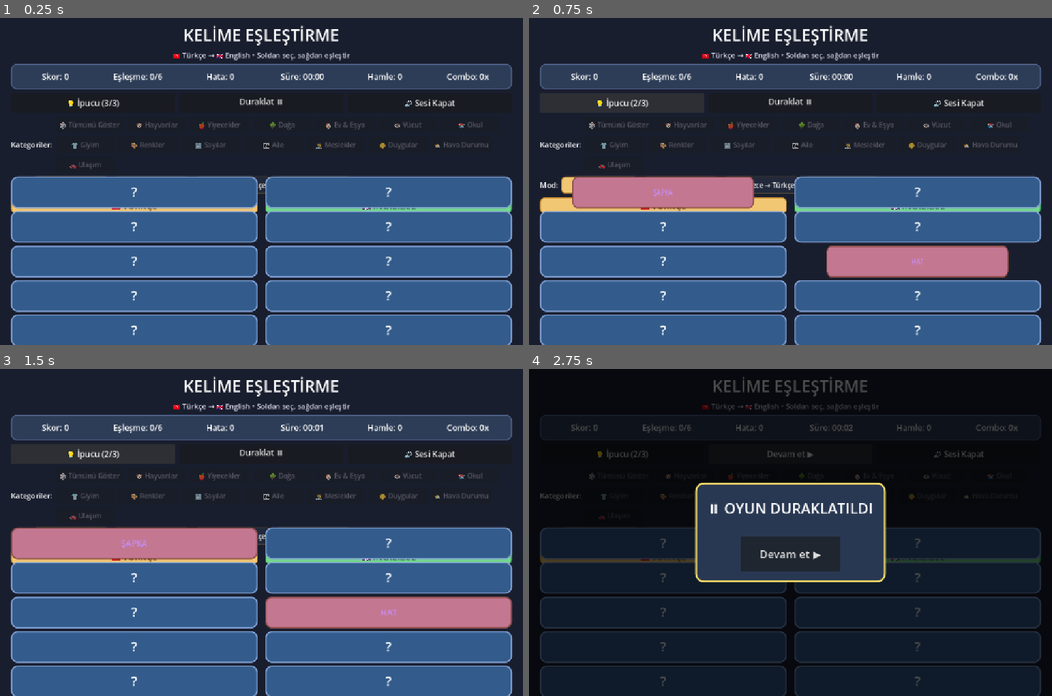
Above: before the commit, frames 1-4 (two rows, left to right).
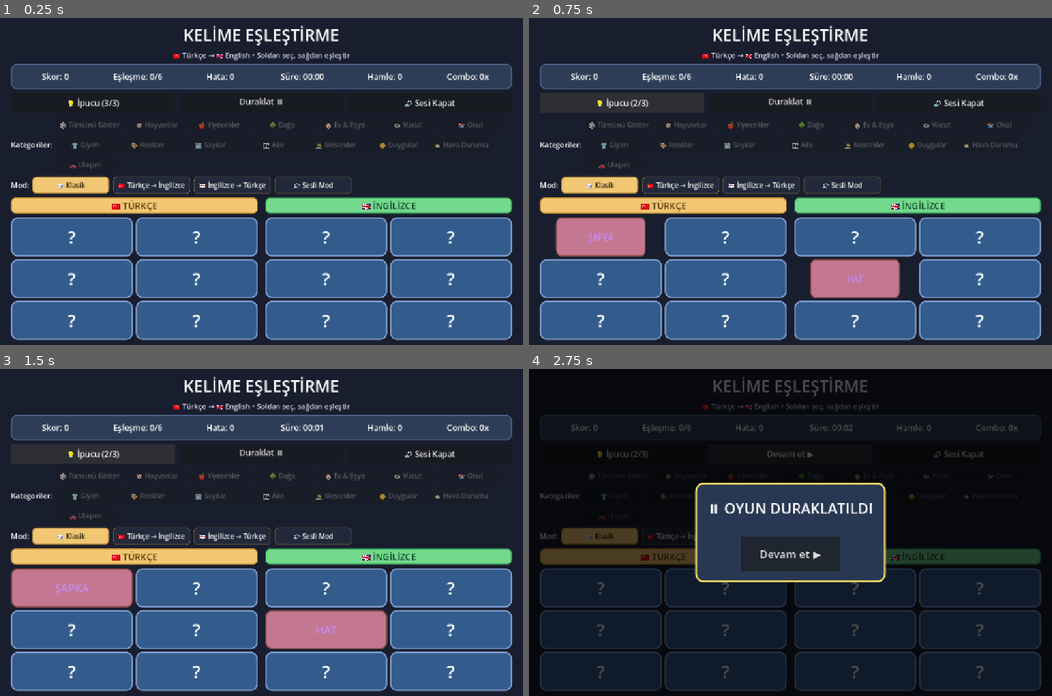
Above: after the commit, the same moments.

Repository: oktaycosar/kelime-eslestirme
Game: Godot game, scene res://scenes/Main.tscn
Same seed, same stepped clock (60 frames per second), same inputs: the game is played once before the commit and once after it.
Inputs:
- Up to frame 1 (0.25 s): no input
- Up to frame 2 (0.75 s): click "💡 İpucu (3/3)" at 0.5 s
- Up to frame 3 (1.5 s): click "💡 İpucu (2/3)" at 1.25 s
- Up to frame 4 (2.75 s): click "Duraklat ⏸" at 2 s

The runs differ from the first frame. In frame 1, 23% of the frame differs, in the area x 2-98%, y 48-100%; in frame 2, 27%; in frame 3, 28%; in frame 4, 11%.

Commit message:
fix(yerlesim): kartlar artik tum zorluklarda ekrana sigiyor (oyun kazanilabilir hale geldi)
Sorun: kartlar her sutunda tek sutun halinde alt alta diziliyordu. Kolay'da 6,
Uzman'da 15 satir gerekiyordu; GameArea ise sabit ~269px veriyordu. Konteyner
min boyutuyla buyuyup ortadan tasiyor, son satir ekran disinda kaliyordu --
yani bazi kartlara tiklanamiyor, oyun bitirilemiyordu.

Kok neden iki katmanliydi:
1) Kart yuksekligi hicbir yerde uyarlanmiyordu (Card.tscn'de sabit 70px).
2) _new_game() eski kartlari queue_free() ile isaretliyordu; dugumler kare
   sonuna kadar konteynerde kaldigi icin yeni kartlarla birlikte sayiliyor ve
   yerlesim yanlis kart sayisina gore hesaplaniyordu (6 yerine 12, 15 yerine 25).

Cozum:
- TurkishCards/EnglishCards artik GridContainer; sutun sayisi kart sayisina ve
  o anki alana gore _pick_board_columns() ile hesaplaniyor (en az sutun = en
  genis kartlar). Kart yuksekligi mevcut alandan tureiyor.
- Eski kartlar queue_free'den ONCE konteynerden cikariliyor.
- GameArea.resized baglantisi ile pencere boyutu degisince yerlesim tazeleniyor.
- Sahne referanslarindaki 'res://scenes/main.tscn' -> 'Main.tscn' (ihracda
  buyuk/kucuk harf duyarli platformlarda acilmama uyarisi giderildi).

Testler: yeni tests/check_layout.gd 4 zorlukta tum kartlarin pencere icinde
kaldigini olcer (bu kontrol daha once yoktu; 426 test yesildi ama oyun bozuktu).
Kolay 269x86, Orta 269x63, Zor 177x63, Uzman 131x63 -- hepsi sigiyor.
TestRunner 426 PASS / 0 FAIL.

Diff:
--- a/project.godot
+++ b/project.godot
@@ -1,16 +1,23 @@
+; Engine configuration file.
+; It's best edited using the editor UI and not directly,
+; since the parameters that go here are not all obvious.
 ;
-; Godot 4.x - Türkçe-İngilizce Memory Oyunu
-; project.godot
-;
+; Format:
+;   [section] ; section goes between []
+;   param=value ; assign values to parameters
 
 config_version=5
+
+[animation]
+
+compatibility/default_parent_skeleton_in_mesh_instance_3d=true
 
 [application]
 
 config/name="Kelime Eşleştirme"
 config/description="Türkçe ↔ İngilizce kelime eşleştirme oyunu (iki sütunlu layout, bağlantı şeridi, 4 zorluk)"
 run/main_scene="res://scenes/Main.tscn"
-config/features=PackedStringArray("4.2", "GL Compatibility")
+config/features=PackedStringArray("4.7", "GL Compatibility")
 config/icon="res://assets/icon.svg"
 
 [autoload]
@@ -22,20 +29,10 @@
 SaveManager="*res://scripts/SaveManager.gd"
 GameModeManager="*res://scripts/GameModeManager.gd"
 WordExamples="*res://scripts/WordExamples.gd"
-
-; TestRunner temiz teslimat için kaldırıldı (tests/TestRunner.gd dosyası saklanır).
-; Testleri çalıştırmak için yukarıya şu satırı ekleyin:
-;   TestRunner="*res://tests/TestRunner.gd"
-; Not: TestRunner çalıştırılınca testleri çalıştırıp uygulamayı kapatır
-; (headless modda: /tmp/Godot_v4.2.2-stable_linux.x86_64 --headless --quit-after 80).
-
 [display]
 
-window/size/viewport_width=1152
 window/size/viewport_height=720
-window/size/resizable=true
 window/stretch/mode="canvas_items"
-window/stretch/aspect="keep"
 
 [rendering]
 
--- a/scenes/Main.tscn
+++ b/scenes/Main.tscn
@@ -368,25 +368,29 @@
 theme_override_constants/separation = 6
 mouse_filter = 2
 
-[node name="TurkishCards" type="VBoxContainer" parent="RootVBox/GameArea/ColumnsHBox/TurkishColumn"]
-layout_mode = 3
+[node name="TurkishCards" type="GridContainer" parent="RootVBox/GameArea/ColumnsHBox/TurkishColumn"]
+layout_mode = 2
+size_flags_horizontal = 3
+size_flags_vertical = 3
+theme_override_constants/h_separation = 6
+theme_override_constants/v_separation = 6
+columns = 1
+mouse_filter = 2
+
+[node name="EnglishColumn" type="VBoxContainer" parent="RootVBox/GameArea/ColumnsHBox"]
+layout_mode = 2
 size_flags_horizontal = 3
 size_flags_vertical = 3
 theme_override_constants/separation = 6
 mouse_filter = 2
 
-[node name="EnglishColumn" type="VBoxContainer" parent="RootVBox/GameArea/ColumnsHBox"]
-layout_mode = 2
-size_flags_horizontal = 3
-size_flags_vertical = 3
-theme_override_constants/separation = 6
-mouse_filter = 2
-
-[node name="EnglishCards" type="VBoxContainer" parent="RootVBox/GameArea/ColumnsHBox/EnglishColumn"]
-layout_mode = 3
-size_flags_horizontal = 3
-size_flags_vertical = 3
-theme_override_constants/separation = 6
+[node name="EnglishCards" type="GridContainer" parent="RootVBox/GameArea/ColumnsHBox/EnglishColumn"]
+layout_mode = 2
+size_flags_horizontal = 3
+size_flags_vertical = 3
+theme_override_constants/h_separation = 6
+theme_override_constants/v_separation = 6
+columns = 1
 mouse_filter = 2
 
 [node name="ConnectionRibbon" type="Control" parent="RootVBox/GameArea"]
@@ -485,3 +489,5 @@
 anchor_right = 1.0
 anchor_bottom = 1.0
 mouse_filter = 0
+
+[connection signal="resized" from="RootVBox/GameArea" to="." method="_on_game_area_resized"]
--- a/scripts/Main.gd
+++ b/scripts/Main.gd
@@ -18,9 +18,10 @@
 
 @onready var title_label: Label = $RootVBox/TitleLabel
 @onready var subtitle_label: Label = $RootVBox/SubtitleLabel
-@onready var turkish_cards_container: VBoxContainer = $RootVBox/GameArea/ColumnsHBox/TurkishColumn/TurkishCards
-@onready var english_cards_container: VBoxContainer = $RootVBox/GameArea/ColumnsHBox/EnglishColumn/EnglishCards
+@onready var turkish_cards_container: GridContainer = $RootVBox/GameArea/ColumnsHBox/TurkishColumn/TurkishCards
+@onready var english_cards_container: GridContainer = $RootVBox/GameArea/ColumnsHBox/EnglishColumn/EnglishCards
 @onready var connection_ribbon: Control = $RootVBox/GameArea/ConnectionRibbon
+@onready var game_area: Control = $RootVBox/GameArea
 @onready var game_over_panel = $GameOverPanel
 @onready var hint_button: Button = $RootVBox/ControlBar/HintButton
 @onready var pause_button: Button = $RootVBox/ControlBar/PauseButton
@@ -423,6 +424,8 @@
 																# Mevcut kartları temizle
 																for c in cards:
 																																if is_instance_valid(c):
+																																																if c.get_parent() != null:
+																																																																c.get_parent().remove_child(c)
 																																																c.queue_free()
 																cards.clear()
 																GameManager.clear_cards()
@@ -511,6 +514,7 @@
 
 																# Kategori butonlarını güncelle (oyun başladı -> disabled)
 																_update_category_buttons_disabled()
+																_apply_board_layout()
 
 
 # Karta tıklama
@@ -784,3 +788,60 @@
 # Debug print for test verification
 func _print_debug_init() -> void:
 																print("DEBUG Main._new_game tamamlandı, kart sayisi: ", cards.size())
+
+
+# ============================================================
+# Kart tahtasi yerlesimi (uyarlanabilir grid) - bkz. _apply_board_layout
+# ============================================================
+# Sorun: kartlar tek sutunda alt alta dizildiginde Kolay'da 6, Uzman'da 15
+# satir gerekiyor ve mevcut alana sigmiyordu. Kontrol min boyutuyla buyuyup
+# ortadan tasiyor, son satir ekran disinda kaliyordu (oyun kazanilamiyordu).
+# Cozum: kart sayisina VE o anki alana gore sutun/satir dagilimini hesapla.
+# Boylece hicbir kart ekran disina tasmaz; pencere yeniden boyutlandirilinca
+# yerlesim kendini gunceller (GameArea.resized -> _on_game_area_resized).
+
+const BOARD_SEPARATION := 6.0     # kartlar arasi bosluk (px)
+const BOARD_CELL_MIN_H := 52.0    # okunabilir en kucuk kart yuksekligi
+const BOARD_CELL_MIN_W := 88.0    # en kucuk kart genisligi
+const BOARD_COLUMNS_GAP := 16.0   # TR ve EN sutunlari arasi bosluk (ColumnsHBox)
+
+
+# GameArea yeniden boyutlandiginda yerlesimi tazele.
+func _on_game_area_resized() -> void:
+	_apply_board_layout()
+
+
+# TR ve EN sutunlari icin sutun sayisini ve kart hucre boyutunu hesaplayip uygular.
+func _apply_board_layout() -> void:
+	var pair_count: int = turkish_cards_container.get_child_count()
+	if pair_count <= 0:
+		return
+	var area: Vector2 = game_area.size
+	if area.x <= 0.0 or area.y <= 0.0:
+		return
+
+	var cols: int = _pick_board_columns(pair_count, area.y)
+	var rows: int = int(ceil(float(pair_count) / float(cols)))
+	var side_w: float = (area.x - BOARD_COLUMNS_GAP) * 0.5
+
+	# Hucre boyutu: mevcut alani satir/sutun sayisina bol (bosluklari duserek).
+	var cell_h: float = (area.y - float(rows - 1) * BOARD_SEPARATION) / float(rows)
+	var cell_w: float = (side_w - float(cols - 1) * BOARD_SEPARATION) / float(cols)
+	cell_h = maxf(cell_h, BOARD_CELL_MIN_H)
+	cell_w = maxf(cell_w, BOARD_CELL_MIN_W)
+
+	for container in [turkish_cards_container, english_cards_container]:
+		container.columns = cols
+		for card in container.get_children():
+			card.custom_minimum_size = Vector2(BOARD_CELL_MIN_W, cell_h)
+
+
+# `n` kart icin `avail_h` yuksekligine sigan EN AZ sutun sayisini dondurur.
+# En az sutun = en genis kartlar; bu yuzden 1'den baslayip sigan ilk degeri seciyoruz.
+func _pick_board_columns(n: int, avail_h: float) -> int:
+	for cols in range(1, n + 1):
+		var rows: int = int(ceil(float(n) / float(cols)))
+		var needed: float = float(rows) * BOARD_CELL_MIN_H + float(rows - 1) * BOARD_SEPARATION
+		if needed <= avail_h:
+			return cols
+	return n
--- a/tests/TestRunner.gd
+++ b/tests/TestRunner.gd
@@ -386,11 +386,11 @@
                 _assert_true(subtitle.text.find("English") >= 0, "Subtitle 'English' içeriyor")
 
         # TurkishCards container
-        var trc: VBoxContainer = inst.get_node_or_null("RootVBox/GameArea/ColumnsHBox/TurkishColumn/TurkishCards")
+        var trc: GridContainer = inst.get_node_or_null("RootVBox/GameArea/ColumnsHBox/TurkishColumn/TurkishCards")
         _assert_true(trc != null, "TurkishCards container mevcut")
 
         # EnglishCards container
-        var enc: VBoxContainer = inst.get_node_or_null("RootVBox/GameArea/ColumnsHBox/EnglishColumn/EnglishCards")
+        var enc: GridContainer = inst.get_node_or_null("RootVBox/GameArea/ColumnsHBox/EnglishColumn/EnglishCards")
         _assert_true(enc != null, "EnglishCards container mevcut")
 
         # TurkishHeaderPanel
@@ -462,8 +462,8 @@
                 # Geçerli kartlarla: en az bir Türkçe ve bir İngilizce kart bul
                 var tr_card = null
                 var en_card = null
-                var trc: VBoxContainer = inst.get_node_or_null("RootVBox/GameArea/ColumnsHBox/TurkishColumn/TurkishCards")
-                var enc: VBoxContainer = inst.get_node_or_null("RootVBox/GameArea/ColumnsHBox/EnglishColumn/EnglishCards")
+                var trc: GridContainer = inst.get_node_or_null("RootVBox/GameArea/ColumnsHBox/TurkishColumn/TurkishCards")
+                var enc: GridContainer = inst.get_node_or_null("RootVBox/GameArea/ColumnsHBox/EnglishColumn/EnglishCards")
                 if trc != null and trc.get_child_count() > 0:
                         tr_card = trc.get_child(0)
                 if enc != null and enc.get_child_count() > 0:
@@ -511,8 +511,8 @@
                 inst._initialize_first_game()
         await get_tree().process_frame
 
-        var trc: VBoxContainer = inst.get_node_or_null("RootVBox/GameArea/ColumnsHBox/TurkishColumn/TurkishCards")
-        var enc: VBoxContainer = inst.get_node_or_null("RootVBox/GameArea/ColumnsHBox/EnglishColumn/EnglishCards")
+        var trc: GridContainer = inst.get_node_or_null("RootVBox/GameArea/ColumnsHBox/TurkishColumn/TurkishCards")
+        var enc: GridContainer = inst.get_node_or_null("RootVBox/GameArea/ColumnsHBox/EnglishColumn/EnglishCards")
         _assert_true(trc != null and enc != null, "İki sütun konteyner mevcut")
         if trc != null and enc != null:
                 # Tüm Türkçe kartlar Türkçe dilinde
@@ -769,8 +769,8 @@
                 inst._initialize_first_game()
         await get_tree().process_frame
 
-        var trc: VBoxContainer = inst.get_node_or_null("RootVBox/GameArea/ColumnsHBox/TurkishColumn/TurkishCards")
-        var enc: VBoxContainer = inst.get_node_or_null("RootVBox/GameArea/ColumnsHBox/EnglishColumn/EnglishCards")
+        var trc: GridContainer = inst.get_node_or_null("RootVBox/GameArea/ColumnsHBox/TurkishColumn/TurkishCards")
+        var enc: GridContainer = inst.get_node_or_null("RootVBox/GameArea/ColumnsHBox/EnglishColumn/EnglishCards")
         _assert_true(trc != null and enc != null, "Sutunlar mevcut")
 
         if trc != null and enc != null and trc.get_child_count() > 0 and enc.get_child_count() > 0:
@@ -1151,8 +1151,8 @@
                 GameManager.matched_card_clicked.connect(_on_test_matched_card_clicked)
 
         # Bir Türkçe + bir İngilizce kart eşleştir (pair_id'leri aynı olan)
-        var trc: VBoxContainer = inst.get_node_or_null("RootVBox/GameArea/ColumnsHBox/TurkishColumn/TurkishCards")
-        var enc: VBoxContainer = inst.get_node_or_null("RootVBox/GameArea/ColumnsHBox/EnglishColumn/EnglishCards")
+        var trc: GridContainer = inst.get_node_or_null("RootVBox/GameArea/ColumnsHBox/TurkishColumn/TurkishCards")
+        var enc: GridContainer = inst.get_node_or_null("RootVBox/GameArea/ColumnsHBox/EnglishColumn/EnglishCards")
         if trc != null and enc != null and trc.get_child_count() > 0 and enc.get_child_count() > 0:
                 var tr_card = trc.get_child(0)
                 var tr_pid: int = tr_card.pair_id
--- /dev/null
+++ b/tests/check_layout.gd
@@ -0,0 +1,109 @@
+extends SceneTree
+##
+## Yerleşim doğrulaması (regresyon testi).
+##
+## Her zorlukta (Kolay/Orta/Zor/Uzman) TÜM kartların pencere içinde kaldığını
+## ölçer. Bu kontrol daha önce yoktu: 426 test geçiyordu ama kartlar ekran
+## dışına taşıyordu ve oyun kazanılamıyordu.
+##
+## Kullanım:
+##   godot --headless --path <proje> --script res://tests/check_layout.gd
+##
+## Exit code 0 = tüm zorluklar sığıyor, 1 = taşma var.
+
+const DIFFICULTY_NAMES := ["Kolay", "Orta", "Zor", "Uzman"]
+
+var _failures: Array[String] = []
+
+
+func _init() -> void:
+	call_deferred("_run")
+
+
+func _run() -> void:
+	await process_frame
+	var scene: PackedScene = load("res://scenes/Main.tscn")
+	if scene == null:
+		print("FAIL: main.tscn yüklenemedi")
+		quit(1)
+		return
+	var main = scene.instantiate()
+	root.add_child(main)
+	current_scene = main
+	for i in range(4):
+		await process_frame
+
+	var vp: Vector2 = root.get_visible_rect().size
+
+	var difficulty_manager: Node = root.get_node_or_null("/root/DifficultyManager")
+	if difficulty_manager == null:
+		print("FAIL: DifficultyManager autoload bulunamadi")
+		quit(1)
+		return
+	print("viewport: %s" % str(vp))
+	print("")
+
+	for d in range(4):
+		difficulty_manager.current_difficulty = d
+		main._new_game()
+		for i in range(6):
+			await process_frame
+		await create_timer(0.2).timeout
+		for i in range(4):
+			await process_frame
+		_check_difficulty(main, d, vp)
+
+	print("---------------------------------------------")
+	if _failures.is_empty():
+		print("YERLEŞİM: TÜM ZORLUKLAR SIĞIYOR ✅")
+		quit(0)
+	else:
+		print("YERLEŞİM: %d SORUN ❌" % _failures.size())
+		for f in _failures:
+			print("  - " + f)
+		quit(1)
+
+
+func _check_difficulty(main, d: int, vp: Vector2) -> void:
+	var trc: GridContainer = main.get_node("RootVBox/GameArea/ColumnsHBox/TurkishColumn/TurkishCards")
+	var enc: GridContainer = main.get_node("RootVBox/GameArea/ColumnsHBox/EnglishColumn/EnglishCards")
+	var game_area: Control = main.get_node("RootVBox/GameArea")
+	var area: Rect2 = game_area.get_global_rect()
+	var n: int = trc.get_child_count()
+	print("--- %s (zorluk %d): %d kart/sütun, columns=%d" % [DIFFICULTY_NAMES[d], d, n, trc.columns])
+	print("    GameArea rect=%s" % str(area))
+
+	var worst_bottom := -1e9
+	var worst_right := -1e9
+	var min_h := 1e9
+	var min_w := 1e9
+	var outside := 0
+	var above_area := 0
+
+	for pair in [["TR", trc], ["EN", enc]]:
+		var tag: String = pair[0]
+		var box: GridContainer = pair[1]
+		var idx := 0
+		for card in box.get_children():
+			var r: Rect2 = card.get_global_rect()
+			worst_bottom = maxf(worst_bottom, r.end.y)
+			worst_right = maxf(worst_right, r.end.x)
+			min_h = minf(min_h, r.size.y)
+			min_w = minf(min_w, r.size.x)
+			if r.position.x < -0.5 or r.position.y < -0.5 or r.end.x > vp.x + 0.5 or r.end.y > vp.y + 0.5:
+				outside += 1
+				_failures.append("%s/%s kart #%d pencere dışında: %s (vp %s)" % [DIFFICULTY_NAMES[d], tag, idx, str(r), str(vp)])
+			if r.position.y < area.position.y - 0.5:
+				above_area += 1
+			idx += 1
+
+	print("    en alt kart kenarı=%.1f (vp=%.1f)  en sağ=%.1f (vp=%.1f)" % [worst_bottom, vp.y, worst_right, vp.x])
+	print("    kart boyutu min: %.1f x %.1f" % [min_w, min_h])
+	print("    pencere dışı kart=%d  GameArea üstünü aşan kart=%d" % [outside, above_area])
+	if outside == 0 and above_area == 0:
+		print("    SONUÇ: sığıyor ✅")
+	else:
+		print("    SONUÇ: TAŞMA ❌")
+		if above_area > 0:
+			_failures.append("%s: %d kart GameArea üst sınırını aşıyor (chrome ile çakışıyor)" % [DIFFICULTY_NAMES[d], above_area])
+	print("")
Not shown, changed: assets/icon.svg.import
Not shown, added: scripts/AudioManager.gd.uid
Not shown, added: scripts/Card.gd.uid
Not shown, added: scripts/ConnectionRibbon.gd.uid
Not shown, added: scripts/DifficultyManager.gd.uid
Not shown, added: scripts/GameManager.gd.uid
Not shown, added: scripts/GameModeManager.gd.uid
Not shown, added: scripts/GameOverPanel.gd.uid
Not shown, added: scripts/Main.gd.uid
Not shown, added: scripts/SaveManager.gd.uid
Not shown, added: scripts/UIManager.gd.uid
Not shown, added: scripts/WordCardPanel.gd.uid
(and 6 more such lines)
